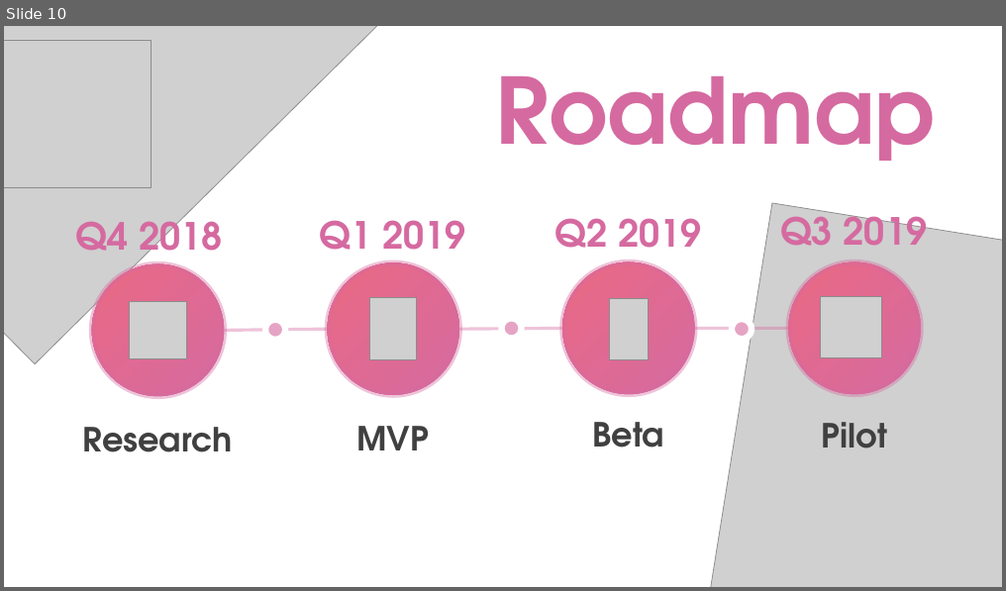
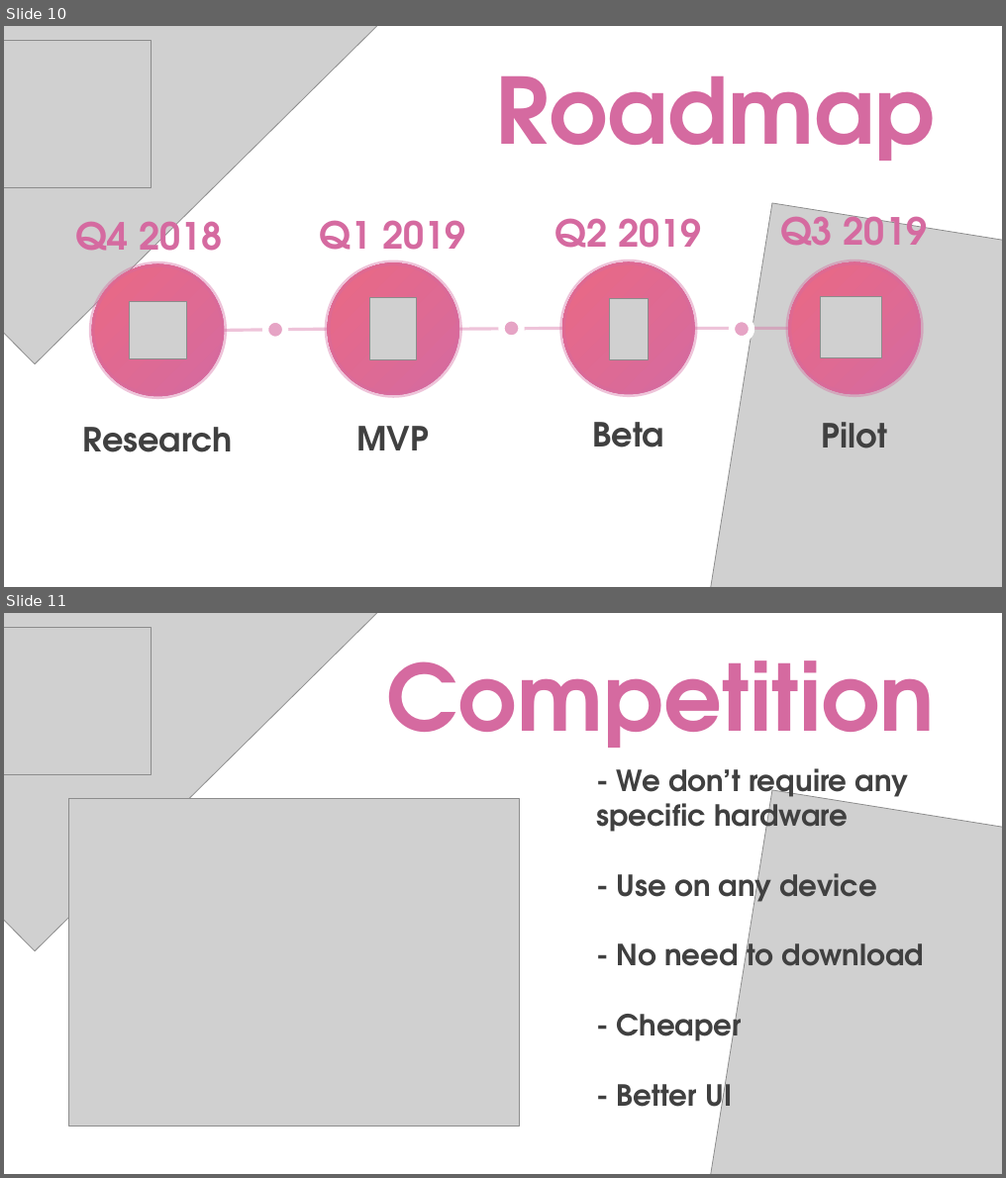
Before and after one commit to DeliriumProducts/luncher-box, a slide deck: presentation/softuniada/presentation.pptx. Shown one above the other, each under a label of ours: slide 10 before the commit, slides 10 and 11 after it. The pictures are 1006x591 and 1006x1178 pixels, drawn with LibreOffice and Linux fonts; fonts in the diff are those of the drawing; grey boxes stand for pictures. Boxes give left, top, right and bottom in pixels: in the first picture for what was removed or moved away, otherwise in the second. Text is boxed around its words. In the diff, an @@ line names an element or a change of style, - is before the commit and + after.

```diff
--- a/presentation/softuniada/presentation.pptx
+++ b/presentation/softuniada/presentation.pptx
@@ slide 11 added at (4,613,1002,1174), background #FFFFFF @@
@@ picture added at (4,613,429,951) @@
@@ picture added at (4,628,151,774) @@
@@ title added at (387,661,935,748), 88 pt, text gradient #D56AA0 to #EA6984, bold @@
+Competition
@@ text added at (596,768,924,1119), 28 pt, text #404040, bold @@
+  - We don’t require any specific hardware
+  - Use on any device
+  - No need to download
+  - Cheaper
+  - Better UI
@@ picture added at (684,790,1002,1174) @@
@@ picture added at (69,799,519,1127) @@
```
Also in this commit, not shown: 4 slides changed, 1 other slide added, 1 slide removed, 2 other files.
